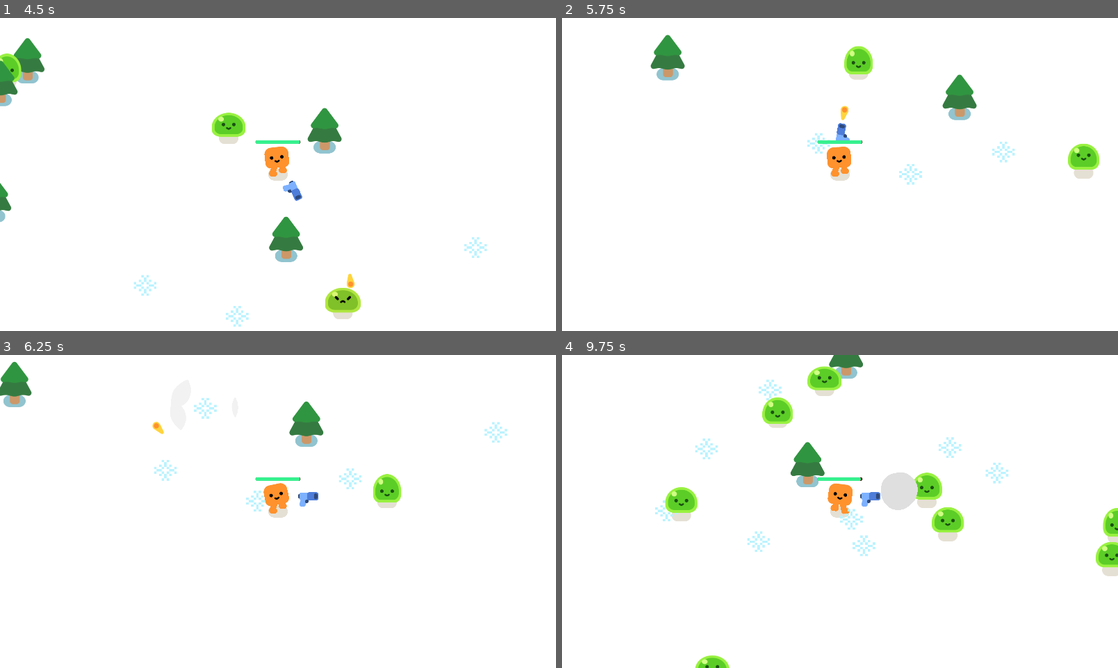
Above: before the commit, frames 1-4 (two rows, left to right).
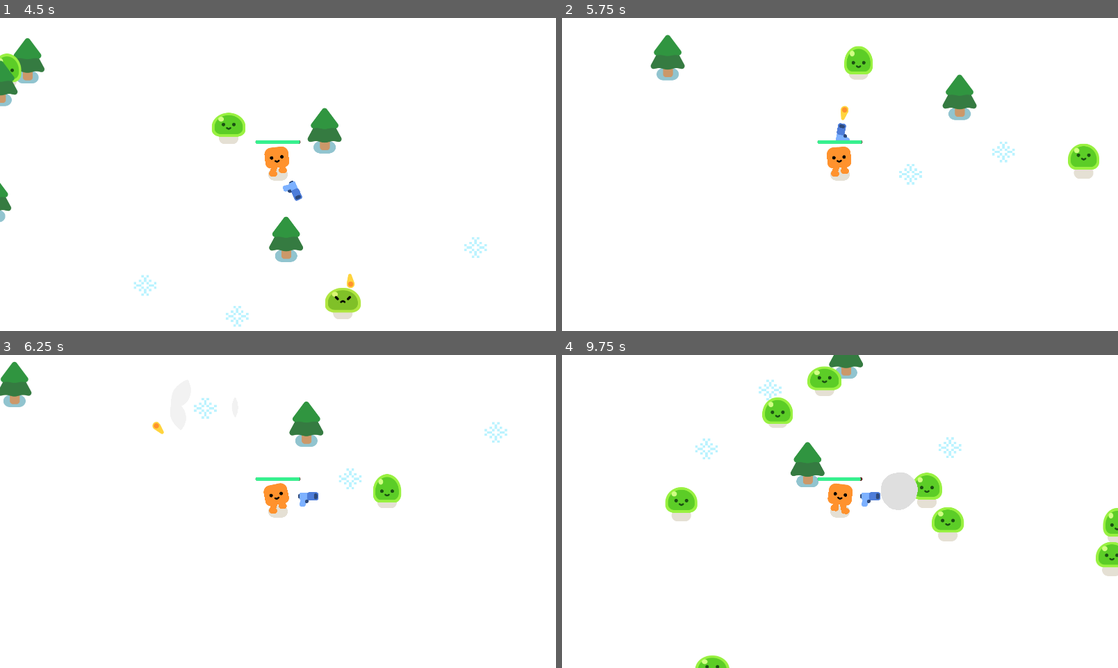
Above: after the commit, the same moments.

Repository: joszeto1/2024-game-final
Game: Godot game, scene res://survivors_game.tscn
The game is run twice, just before and just after one commit, with the same random seed, the same clock (stepped at 60 frames per second) and the same inputs.
Inputs:
- Up to frame 1 (4.5 s): tap Enter at 0.5 s; hold D (move_right) 0.53-1.28 s; hold S (move_down) 1.28-2.03 s; hold D (move_right) 2.03-2.78 s; hold W (move_up) 2.78-3.53 s; hold A (move_left) from 3.53 s (still down)
- Up to frame 2 (5.75 s): release A (move_left) at 5.03 s; hold S (move_down) from 5.03 s (still down)
- Up to frame 3 (6.25 s): release S (move_down) at 5.78 s; hold D (move_right) from 5.78 s (still down)
- Up to frame 4 (9.75 s): release D (move_right) at 6.53 s; hold W (move_up) 6.53-7.28 s; hold D (move_right) 7.28-8.03 s; hold S (move_down) 8.03-8.78 s; hold A (move_left) 8.78-9.53 s; hold W (move_up) from 9.53 s (still down)

Frame 1 is identical in both runs. In frame 2, less than 0.1% of the frame differs, in the area x 44-49%, y 36-44%; in frame 3, 0.2%; in frame 4, 0.4%, in the area x 16-81%, y 34-65%.

Commit message:
item disappears on collision

Diff:
--- a/mob_drop.gd
+++ b/mob_drop.gd
@@ -1 +1,5 @@
 extends Area2D
+
+
+func _on_area_entered(area):
+	queue_free()
--- a/mob_drop.tscn
+++ b/mob_drop.tscn
@@ -7,6 +7,8 @@
 radius = 49.0918
 
 [node name="MobDrop" type="Area2D"]
+collision_layer = 5
+collision_mask = 5
 script = ExtResource("1_my7tx")
 
 [node name="Sprite2D" type="Sprite2D" parent="."]
@@ -17,3 +19,5 @@
 [node name="CollisionShape2D" type="CollisionShape2D" parent="."]
 position = Vector2(3, 6)
 shape = SubResource("CircleShape2D_3laa5")
+
+[connection signal="area_entered" from="." to="." method="_on_area_entered"]
--- a/player.tscn
+++ b/player.tscn
@@ -24,8 +24,10 @@
 corner_radius_bottom_right = 8
 corner_radius_bottom_left = 8
 
+[sub_resource type="CircleShape2D" id="CircleShape2D_me8m2"]
+radius = 32.7567
+
 [node name="Player" type="CharacterBody2D"]
-platform_floor_layers = 4294901760
 script = ExtResource("1_w77gb")
 
 [node name="HappyBoo" parent="." instance=ExtResource("1_p3wwh")]
@@ -60,3 +62,10 @@
 theme_override_styles/fill = SubResource("StyleBoxFlat_boll5")
 value = 100.0
 show_percentage = false
+
+[node name="Area2D" type="Area2D" parent="."]
+
+[node name="CollisionShape2D" type="CollisionShape2D" parent="Area2D"]
+position = Vector2(0, -16)
+shape = SubResource("CircleShape2D_me8m2")
+debug_color = Color(0.839216, 0, 0.921569, 0.419608)
Not shown: 1 places in player.tscn that only renumber resources
